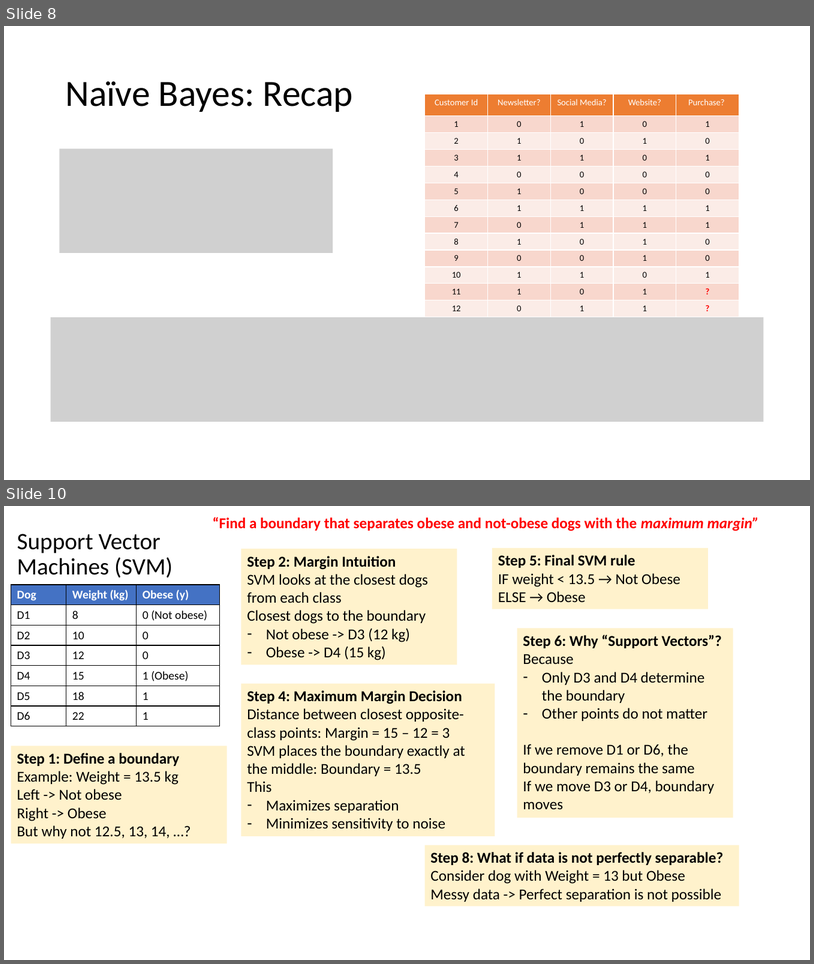
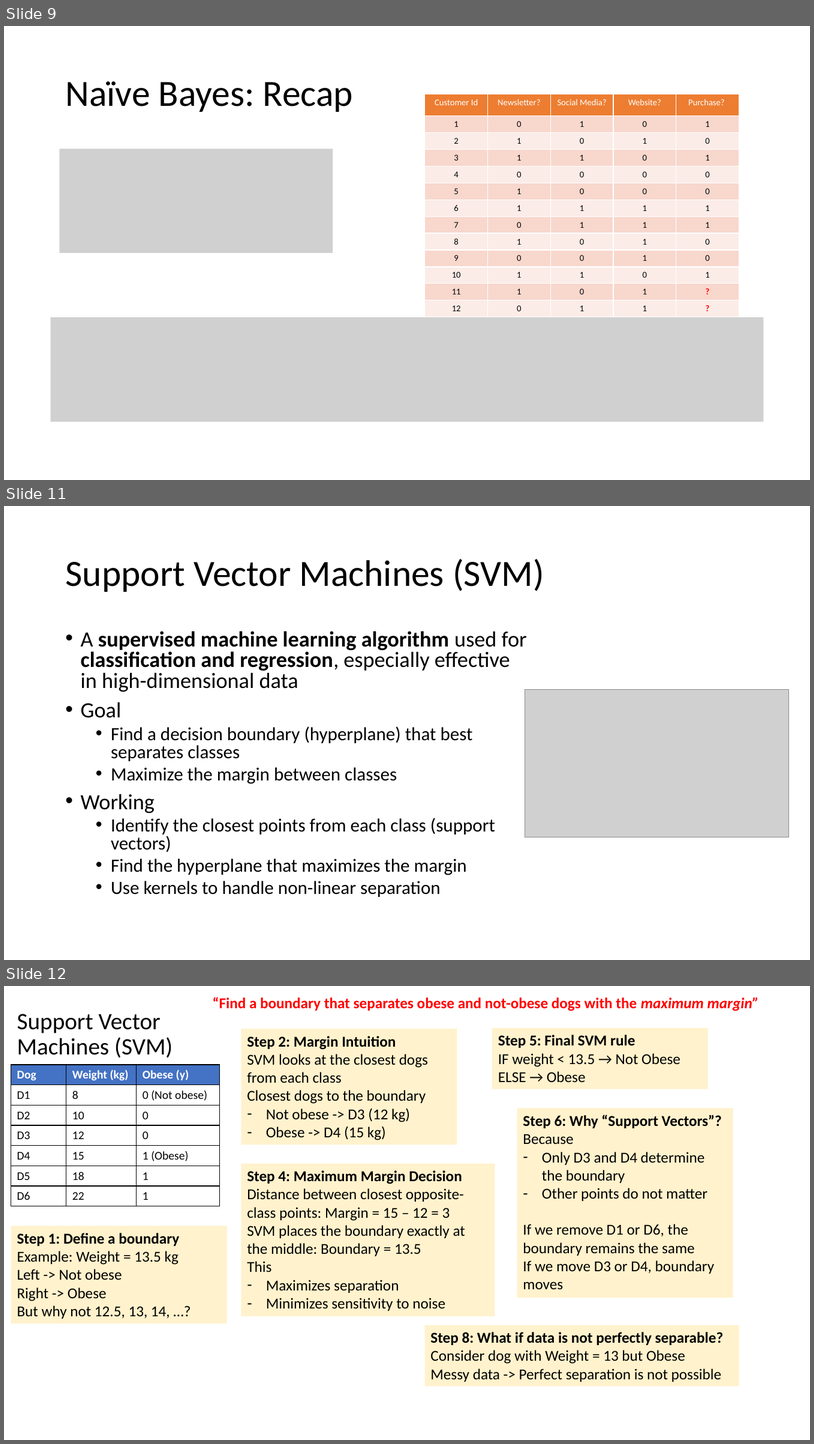
Before and after one commit to trishikh2002/ml_edurka, a slide deck: slides/ML - Module 3 - Classification - Additional Slides.pptx. Shown one above the other, each under a label of ours: slides 8 and 10 before the commit, slides 9, 11 and 12 after it; the slides between them are not shown. The pictures are 814x964 and 814x1444 pixels, drawn with LibreOffice and Linux fonts; fonts in the diff are those of the drawing; grey boxes stand for pictures. Boxes give left, top, right and bottom in pixels: in the first picture for what was removed or moved away, otherwise in the second. Text is boxed around its words. In the diff, an @@ line names an element or a change of style, - is before the commit and + after.

```diff
--- a/slides/ML - Module 3 - Classification - Additional Slides.pptx
+++ b/slides/ML - Module 3 - Classification - Additional Slides.pptx
@@ slide 11 added at (4, 506, 810, 960), background #FFFFFF @@
@@ title added at (65, 559, 545, 592), 44 pt, text #000000 @@
+Support Vector Machines (SVM)
@@ text added at (81, 631, 527, 897), 22.2 pt, text #000000 @@
+• A supervised machine learning algorithm used for classification and regression, especially effective in high-dimensional data
+• Goal
+  • Find a decision boundary (hyperplane) that best separates classes
+  • Maximize the margin between classes
+• Working
+  • Identify the closest points from each class (support vectors)
+  • Find the hyperplane that maximizes the margin
+  • Use kernels to handle non-linear separation
@@ picture added at (525, 690, 790, 837) @@
@@ what was slide 8 is now slide 9 @@
@@ what was slide 10 is now slide 12 @@
```
Also in this commit, not shown: 6 other slides added, 9 other files.
